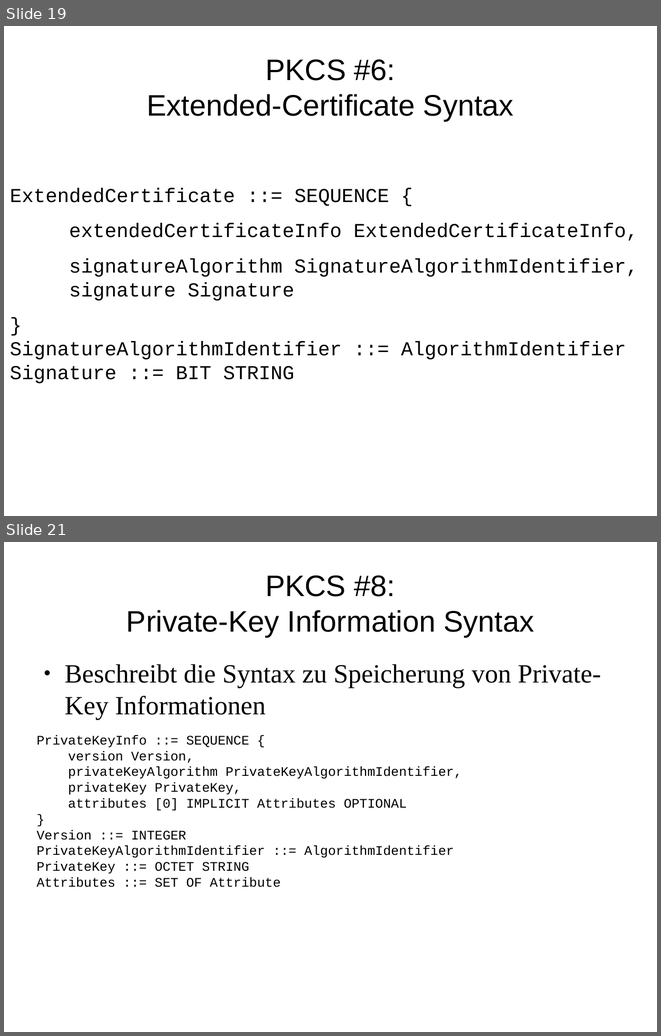
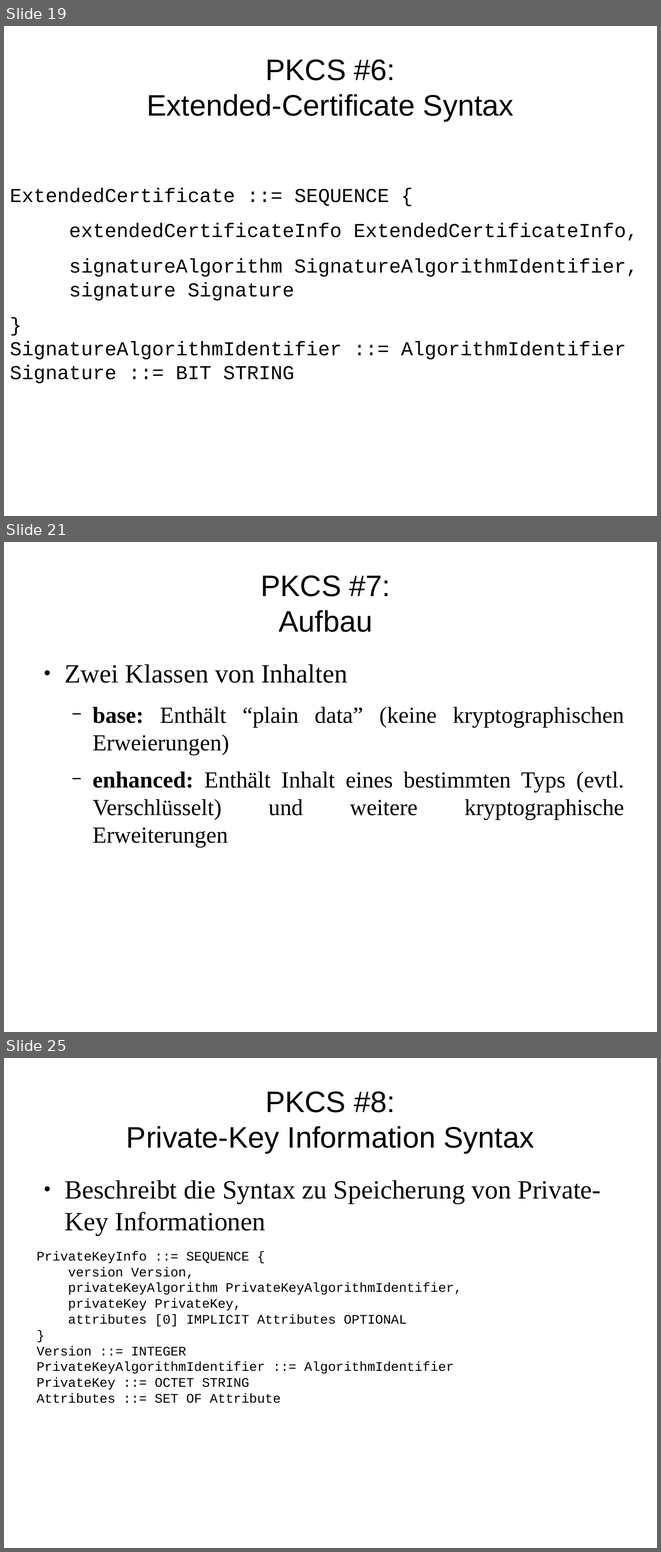
Before and after one commit to FFHS-Inf-2010-students/sa-krypt, a slide deck: pres/praesentation.odp. Shown one above the other, each under a label of ours: slides 19 and 21 before the commit, slides 19, 21 and 25 after it; the slides between them are not shown. The pictures are 661x1036 and 661x1552 pixels, drawn with LibreOffice and Linux fonts; fonts in the diff are those of the drawing. Boxes give left, top, right and bottom in pixels: in the first picture for what was removed or moved away, otherwise in the second. Text is boxed around its words. In the diff, an @@ line names an element or a change of style, - is before the commit and + after.

```diff
--- a/pres/praesentation.odp
+++ b/pres/praesentation.odp
@@ slide 21 added at box(4, 542, 657, 1032), background #FFFFFF @@
@@ title added at box(261, 575, 391, 632), 36 pt, text #000000 @@
+PKCS #7:
+Aufbau
@@ text added at box(64, 664, 624, 820), 28 pt, text #000000 @@
+● Zwei Klassen von Inhalten
+  − base: Enthält “plain data” (keine kryptographischen Erweierungen)
+  − enhanced: Enthält Inhalt eines bestimmten Typs (evtl. Verschlüsselt) und weitere kryptographische Erweiterungen
@@ what was slide 21 is now slide 25 @@
```
Also in this commit, not shown: 3 slides changed, 10 other slides added, 2 other files.
